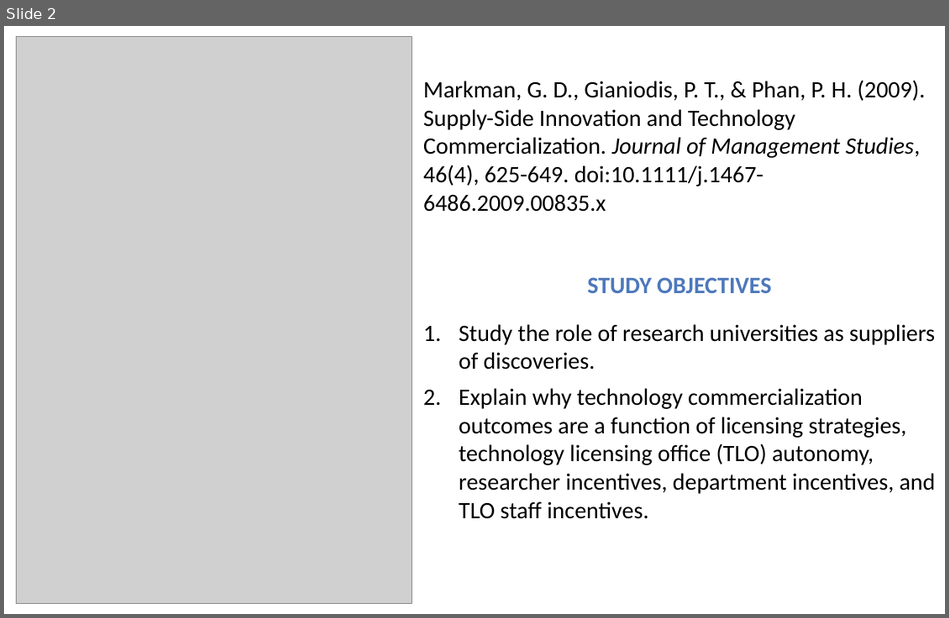
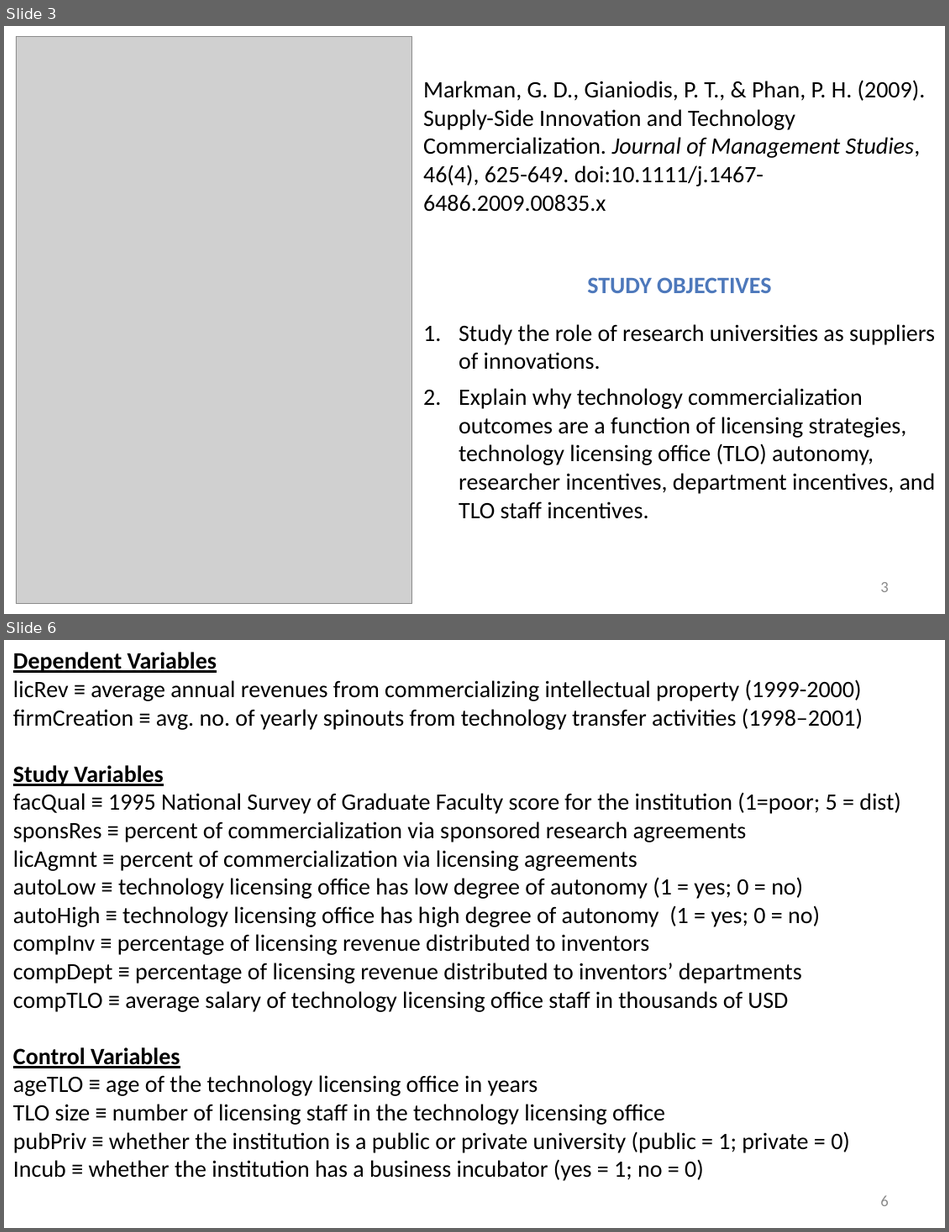
Before and after one commit to SLU-Courses-Townes/SOC6100, a slide deck: Presentations/Presentation01/AsiriHouseTownes_SOC6100_JournalArticleCritique.pptx. Shown one above the other, each under a label of ours: slide 2 before the commit, slides 3 and 6 after it; the slides between them are not shown. The pictures are 949x618 and 949x1232 pixels, drawn with LibreOffice and Linux fonts; fonts in the diff are those of the drawing; grey boxes stand for pictures. Boxes give left, top, right and bottom in pixels: in the first picture for what was removed or moved away, otherwise in the second. Text is boxed around its words. In the diff, an @@ line names an element or a change of style, - is before the commit and + after.

```diff
--- a/Presentations/Presentation01/AsiriHouseTownes_SOC6100_JournalArticleCritique.pptx
+++ b/Presentations/Presentation01/AsiriHouseTownes_SOC6100_JournalArticleCritique.pptx
@@ slide 6 added at <box>4,640,945,1228</box>, background #FFFFFF @@
@@ text added at <box>13,652,901,1181</box>, 18 pt, text #000000 @@
+Dependent Variables
+licRev ≡ average annual revenues from commercializing intellectual property (1999-2000)
+firmCreation ≡ avg. no. of yearly spinouts from technology transfer activities (1998–2001)
+Study Variables
+facQual ≡ 1995 National Survey of Graduate Faculty score for the institution (1=poor; 5 = dist)
+sponsRes ≡ percent of commercialization via sponsored research agreements
+licAgmnt ≡ percent of commercialization via licensing agreements
+autoLow ≡ technology licensing office has low degree of autonomy (1 = yes; 0 = no)
+autoHigh ≡ technology licensing office has high degree of autonomy (1 = yes; 0 = no)
+compInv ≡ percentage of licensing revenue distributed to inventors
+compDept ≡ percentage of licensing revenue distributed to inventors’ departments
+compTLO ≡ average salary of technology licensing office staff in thousands of USD
+Control Variables
+ageTLO ≡ age of the technology licensing office in years
+TLO size ≡ number of licensing staff in the technology licensing office
+pubPriv ≡ whether the institution is a public or private university (public = 1; private = 0)
+Incub ≡ whether the institution has a business incubator (yes = 1; no = 0)
@@ page number added at <box>880,1195,888,1206</box>, 12 pt, text #8C8C8C @@
+6
@@ what was slide 2 is now slide 3 @@
@@ slide 3 changed as well @@
@@ text at <box>458,324,935,370</box>: text changed @@
-1. Study the role of research universities as suppliers of discoveries.
+1. Study the role of research universities as suppliers of innovations.
@@ page number added at <box>880,582,888,592</box>, 12 pt, text #8C8C8C @@
+3
```
Also in this commit, not shown: 3 other slides changed, 7 other slides added.
